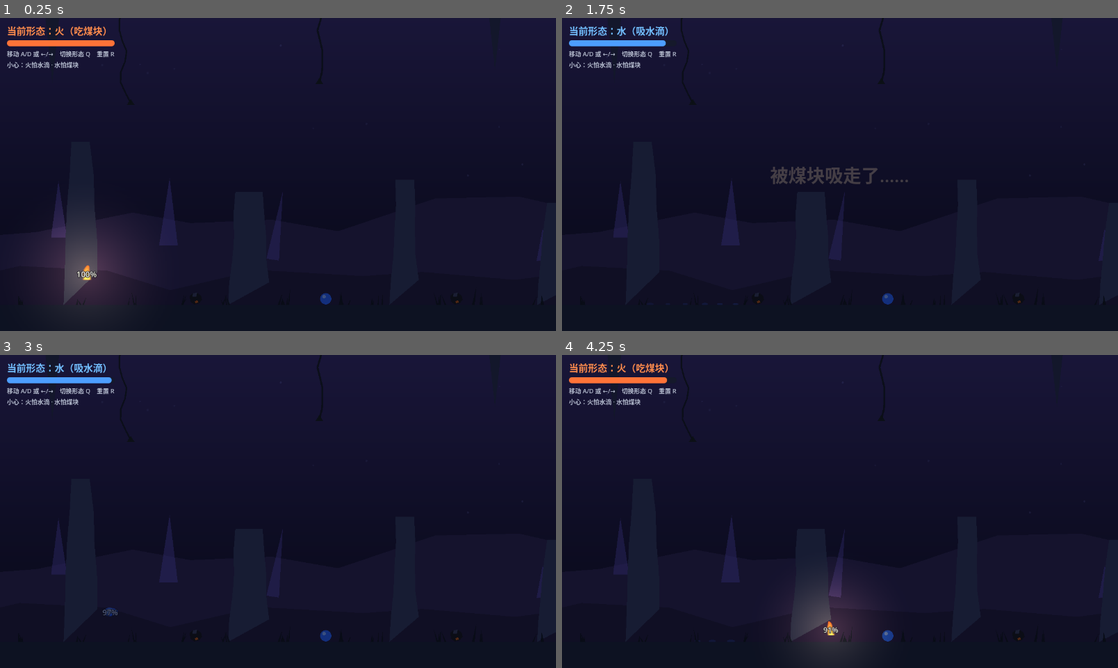
Above: before the commit, frames 1-4 (two rows, left to right).
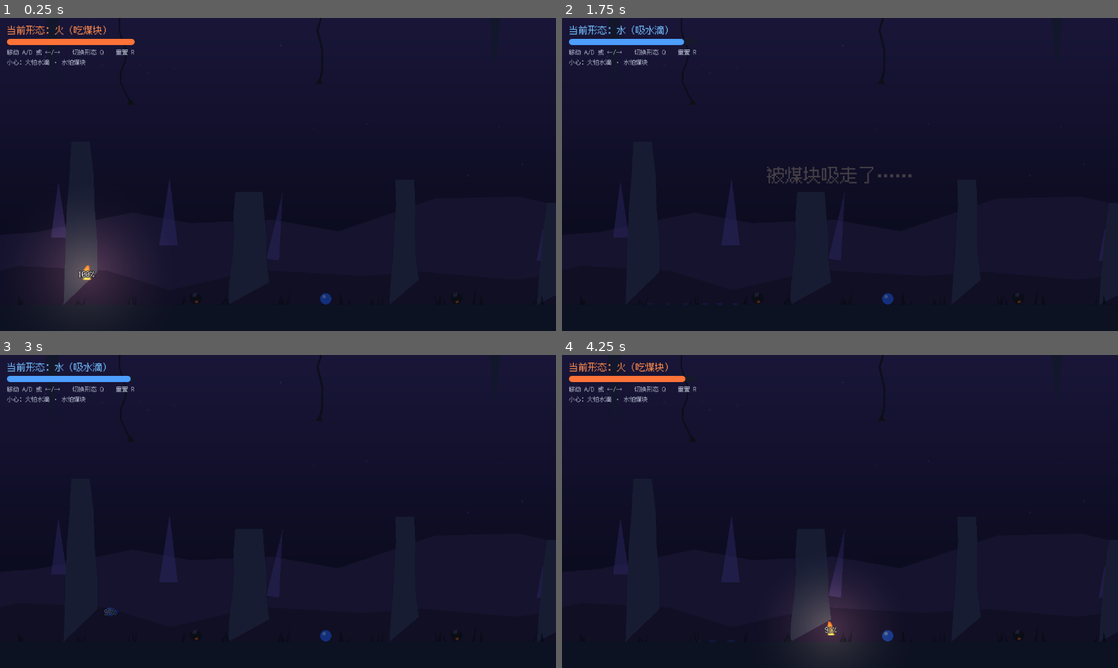
Above: after the commit, the same moments.

Repository: wov/elements
Game: Godot game, scene res://scenes/main.tscn
The game is run twice, just before and just after one commit, with the same random seed, the same clock (stepped at 60 frames per second) and the same inputs.
Inputs:
- Up to frame 1 (0.25 s): no input
- Up to frame 2 (1.75 s): hold Q (switch_form) 0.53-1.28 s; hold D (move_right) from 0.53 s (still down); tap Enter at 1.25 s; tap Q (switch_form) at 1.35 s
- Up to frame 3 (3 s): release D (move_right) at 2.03 s; hold A (move_left) 2.03-2.78 s; hold Q (switch_form) 2.03-2.78 s; tap R (reset) at 2.75 s; hold D (move_right) from 2.78 s (still down); tap Q (switch_form) at 2.85 s
- Up to frame 4 (4.25 s): keep holding D (move_right); hold Q (switch_form) from 3.53 s (still down)

The runs differ from the first frame. In frame 1, 1.1% of the frame differs, in the area x 1-25%, y 2-84%; in frame 2, 1.6%, in the area x 1-63%, y 2-54%; in frame 3, 1.1%; in frame 4, 1.1%.

Commit message:
修复中文 HUD 乱码：打包缝合像素字体（OFL）
- 新增 assets/fonts/：fusion-pixel 12px 比例版简体中文字体 + OFL 许可证
- 新增 ui_font.gd：HUD 统一取字体，打包字体优先，缺文件回退系统 CJK 字体
  （PingFang SC / 微软雅黑 / Noto Sans CJK，本机实测 SystemFont 解析失败，
  故以打包字体为主方案）
- main.gd（形态/提示/消息）与 player.gd（百分比）共 4 个 Label 套用中文字体
- 非 headless 截图验证：中文、←→ 箭头、百分比均正常渲染

Diff:
--- a/scripts/main.gd
+++ b/scripts/main.gd
@@ -68,6 +68,7 @@
 	layer.add_child(box)
 
 	_form_label = Label.new()
+	UiFont.apply(_form_label)
 	_form_label.add_theme_font_size_override("font_size", 22)
 	box.add_child(_form_label)
 
@@ -86,12 +87,14 @@
 	box.add_child(_amount_bar)
 
 	var hint := Label.new()
+	UiFont.apply(hint)
 	hint.text = "移动 A/D 或 ←/→    切换形态 Q    重置 R\n小心：火怕水滴 · 水怕煤块"
 	hint.add_theme_font_size_override("font_size", 14)
 	hint.add_theme_color_override("font_color", Color(0.72, 0.75, 0.82))
 	box.add_child(hint)
 
 	_message_label = Label.new()
+	UiFont.apply(_message_label)
 	_message_label.set_anchors_preset(Control.PRESET_FULL_RECT)
 	_message_label.horizontal_alignment = HORIZONTAL_ALIGNMENT_CENTER
 	_message_label.vertical_alignment = VERTICAL_ALIGNMENT_CENTER
--- a/scripts/player.gd
+++ b/scripts/player.gd
@@ -210,6 +210,7 @@
 	_float.add_child(_sprite)
 
 	_percent_label = Label.new()
+	UiFont.apply(_percent_label)
 	_percent_label.position = Vector2(-24, -12)
 	_percent_label.custom_minimum_size = Vector2(48, 24)
 	_percent_label.horizontal_alignment = HORIZONTAL_ALIGNMENT_CENTER
--- /dev/null
+++ b/scripts/ui_font.gd
@@ -0,0 +1,41 @@
+class_name UiFont
+extends RefCounted
+## 中文 HUD 字体：Godot 内置默认字体没有 CJK 字形，中文会显示成方块（乱码）。
+## 主方案：打包的缝合像素字体（fusion-pixel 12px，OFL 开源，见 assets/fonts/），
+## 各平台、导出版表现一致，像素风格也贴合游戏美术。
+## 兜底：字体文件缺失时回退各系统自带 CJK 字体（macOS / Windows / Linux）。
+
+const PIXEL_FONT_PATH := "res://assets/fonts/fusion-pixel-12px-proportional-zh_hans.ttf"
+
+static var _cache: Font = null
+
+
+static func cjk() -> Font:
+	if _cache == null:
+		_cache = _load_pixel_font()
+		if _cache == null:
+			_cache = _load_system_font()
+	return _cache
+
+
+## 给 Label 套上中文字体。
+static func apply(label: Label) -> void:
+	label.add_theme_font_override("font", cjk())
+
+
+static func _load_pixel_font() -> Font:
+	if not ResourceLoader.exists(PIXEL_FONT_PATH):
+		push_warning("缺少打包字体 " + PIXEL_FONT_PATH + "，回退系统字体")
+		return null
+	return load(PIXEL_FONT_PATH) as Font
+
+
+## 各平台常见的中文无衬线字体，按顺序回退。
+static func _load_system_font() -> Font:
+	var system := SystemFont.new()
+	system.font_names = PackedStringArray([
+		"PingFang SC", "Hiragino Sans GB",  # macOS
+		"Microsoft YaHei", "SimHei",  # Windows
+		"Noto Sans CJK SC", "WenQuanYi Micro Hei",  # Linux
+	])
+	return system
Binary file added: assets/fonts/fusion-pixel-12px-proportional-zh_hans.ttf
Not shown, added: assets/fonts/fusion-pixel-12px-proportional-zh_hans.ttf.import
Not shown, added: assets/fonts/fusion-pixel-OFL.txt
Not shown, added: scripts/ui_font.gd.uid
Not shown, changed: README.md
